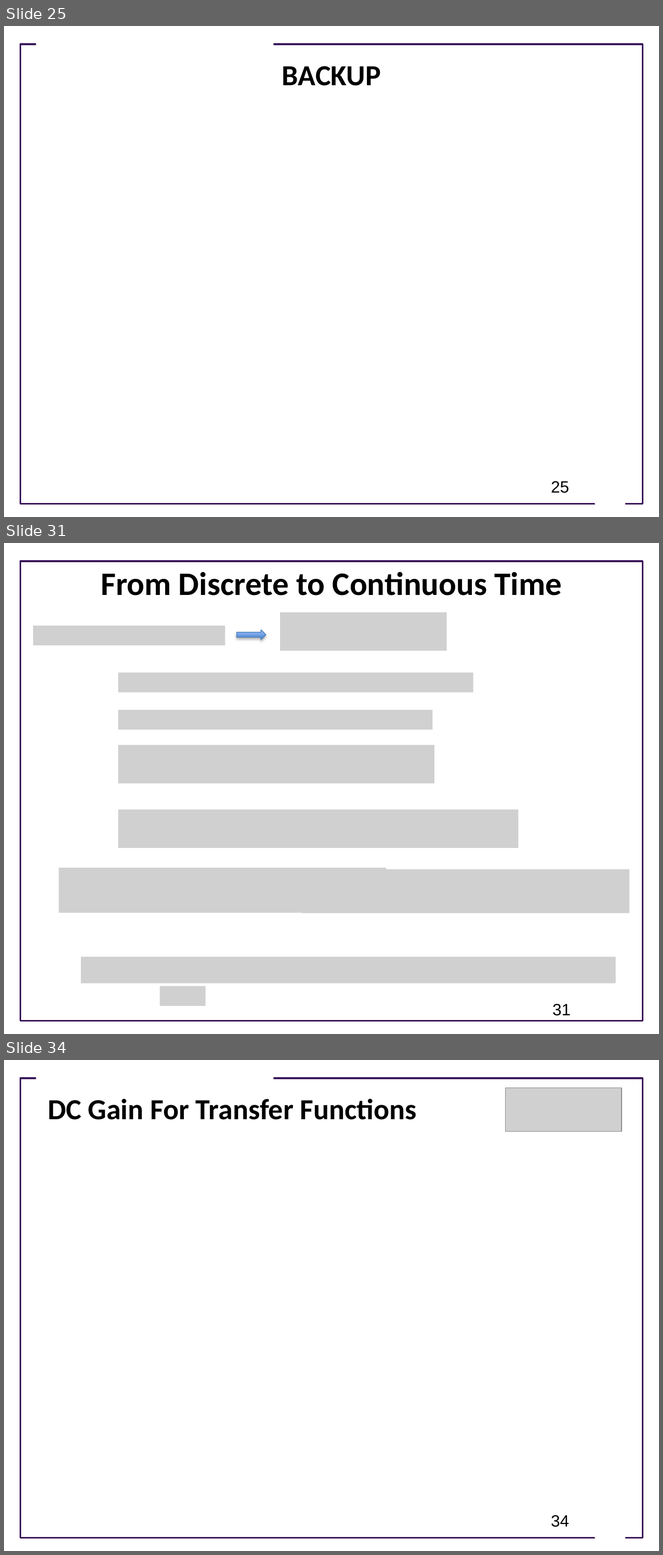
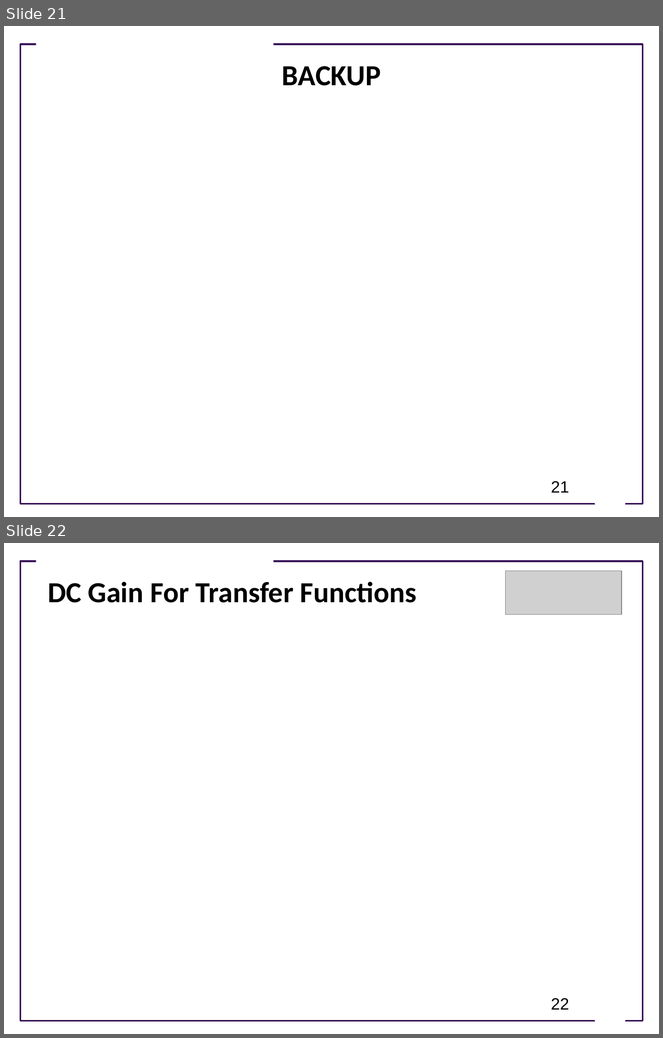
Before and after one commit to joseph-hellerstein/advanced-controls-lectures, a slide deck: short_class_lectures/Lecture_4-LTI_Systems/linear_time_invariant_systems.pptx. Shown one above the other, each under a label of ours: slides 25, 31 and 34 before the commit, slides 21 and 22 after it; the slides between them are not shown. The pictures are 663x1555 and 663x1038 pixels, drawn with LibreOffice and Linux fonts; fonts in the diff are those of the drawing; grey boxes stand for pictures; background and template pictures are left out. Boxes give left, top, right and bottom in pixels: in the first picture for what was removed or moved away, otherwise in the second. Text is boxed around its words. In the diff, an @@ line names an element or a change of style, - is before the commit and + after.

```diff
--- a/short_class_lectures/Lecture_4-LTI_Systems/linear_time_invariant_systems.pptx
+++ b/short_class_lectures/Lecture_4-LTI_Systems/linear_time_invariant_systems.pptx
@@ slide 31 removed at box(4, 543, 659, 1034), background #FFFFFF; not listed: 1 template element that a slide beside it also shows @@
@@ title removed at box(101, 572, 562, 596) @@
-From Discrete to Continuous Time
@@ picture removed at box(281, 613, 447, 651) @@
@@ picture removed at box(34, 626, 226, 645) @@
@@ right arrow removed at box(236, 630, 266, 640) @@
@@ picture removed at box(118, 672, 473, 692) @@
@@ picture removed at box(118, 710, 432, 730) @@
@@ picture removed at box(118, 745, 435, 783) @@
@@ picture removed at box(118, 810, 518, 848) @@
@@ picture removed at box(59, 868, 387, 913) @@
@@ picture removed at box(302, 869, 630, 913) @@
@@ picture removed at box(80, 957, 616, 983) @@
@@ picture removed at box(160, 987, 206, 1006) @@
@@ page number removed at box(553, 1004, 571, 1016) @@
-31
@@ what was slide 25 is now slide 21 @@
@@ page number at box(551, 482, 569, 493): text changed @@
-25
+21
@@ what was slide 34 is now slide 22 @@
@@ page number at box(551, 999, 569, 1010): text changed @@
-34
+22
```
Also in this commit, not shown: 11 slides changed, 3 slides added, 11 other slides removed, 1 other file.
